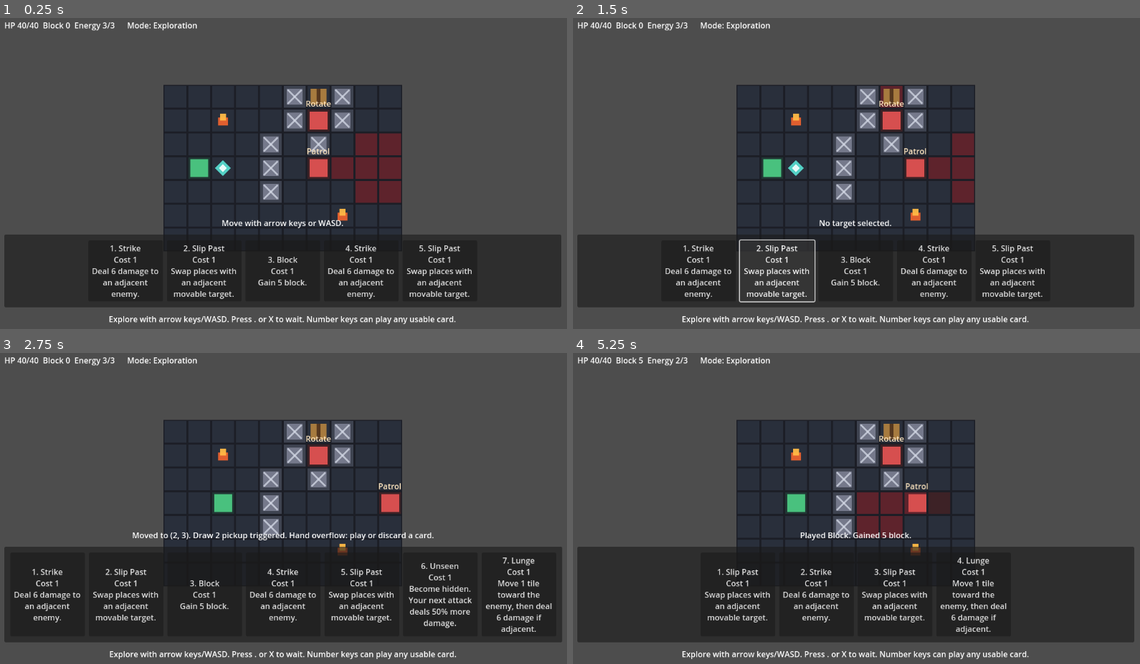
Above: before the commit, frames 1-4 (two rows, left to right).
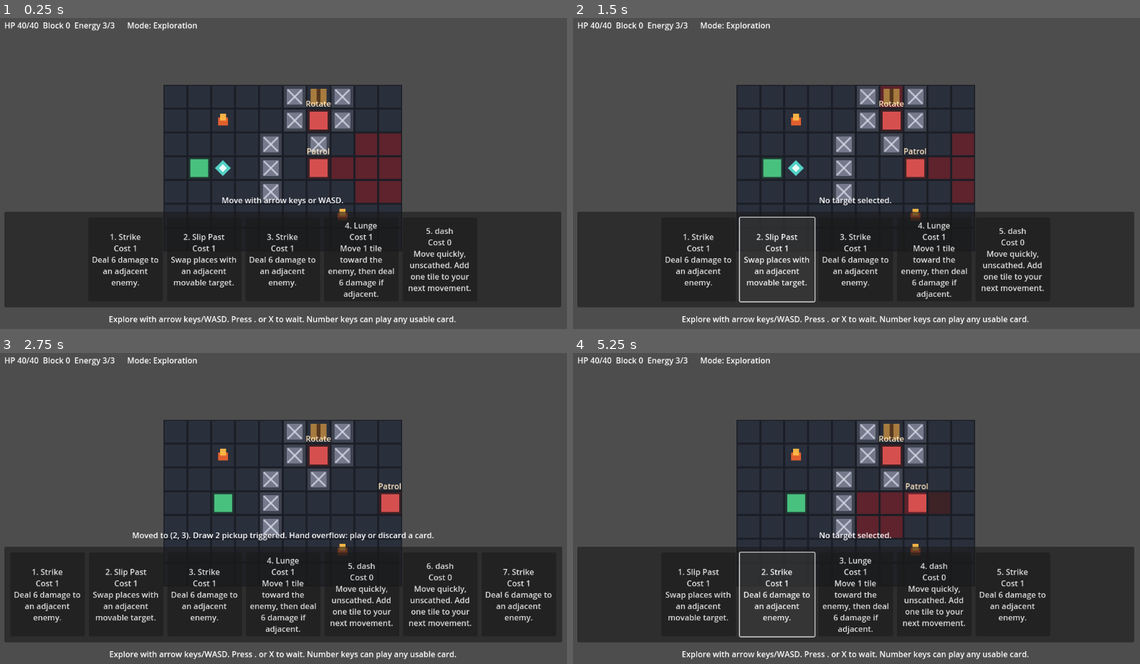
Above: after the commit, the same moments.

Repository: nicholasrier/deckbuilder-rpg
Game: Godot game, scene res://scenes/Main.tscn
Same seed, same stepped clock (60 frames per second), same inputs: the game is played once before the commit and once after it.
Inputs (mouse positions are in pixels of both pictures, inside the frame that each line leads up to):
- Up to frame 1 (0.25 s): no input
- Up to frame 2 (1.5 s): click "1. Strike Cost 1 Deal 6 damag…" at 0.5 s; click "2. Slip Past Cost 1 Swap plac…" at 1.25 s
- Up to frame 3 (2.75 s): tap Enter at 2 s; move the mouse to (408, 489) at 2.02 s; hold D (move_right) from 2.03 s (still down); hold . (wait) from 2.03 s (still down); click (408, 489) at 2.17 s
- Up to frame 4 (5.25 s): release D (move_right) at 2.75 s; release . (wait) at 2.75 s; click (1015, 595) at 2.75 s, where only the run before the commit has a clickable "6. Unseen Cost 1 Become hidde…"; click "1. Strike Cost 1 Deal 6 damag…" at 3.5 s; click "1. Slip Past Cost 1 Swap plac…" at 4.25 s; click (777, 595) at 5 s, where only the run before the commit has a clickable "2. Block Cost 1 Gain 5 block."

The runs differ from the first frame. In frame 1, 9.1% of the frame differs, in the area x 0-99%, y 57-91%; in frame 2, 8.5%; in frame 3, 3.2%; in frame 4, 3.9%.

Commit message:
dash added, haven't worked out the rules yet. still need to add dagger throw.

Diff:
--- a/scripts/CardDatabase.gd
+++ b/scripts/CardDatabase.gd
@@ -4,9 +4,10 @@
 	"strike", "strike", "strike", "strike",
 	"block", "block", "block", "block",
 	"lunge", "lunge",
-	"backstab", "backstab",
+	"backstab",
 	"slip_past", "slip_past",
-	"unseen", "unseen"
+	"unseen", "unseen",
+	"dash", "dash", "dash"
 ]
 
 const CARDS := {
--- a/scripts/Game.gd
+++ b/scripts/Game.gd
@@ -25,6 +25,15 @@
 	"fire": {
 		"enter_damage": 2,
 		"end_turn_damage": 1
+	}
+}
+
+const NEXT_MANUAL_MOVE_MODIFIER_DEFS := {
+	"dash": {
+		"id": "dash",
+		"bonus_distance": 1,
+		"ignore_intermediate_hazards": true,
+		"check_detection_only_on_final_tile": true
 	}
 }
 
@@ -97,6 +106,7 @@
 var combat_transition_running: bool = false
 var combat_transition_can_start: bool = false
 var suppress_next_move_input: bool = false
+var next_manual_move_modifiers: Array[Dictionary] = []
 
 
 func mark_threat_tile(tile: Vector2i) -> void:
@@ -113,6 +123,45 @@
 
 func is_player_in_threat() -> bool:
 	return is_tile_threatened(player.grid_position)
+
+
+func _has_next_manual_move_modifier() -> bool:
+	return not next_manual_move_modifiers.is_empty()
+
+
+func _get_next_manual_move_effect_preview() -> Dictionary:
+	var aggregated: Dictionary = {
+		"armed": false,
+		"bonus_distance": 0,
+		"ignore_intermediate_hazards": false,
+		"check_detection_only_on_final_tile": false
+	}
+
+	for modifier in next_manual_move_modifiers:
+		aggregated["armed"] = true
+		aggregated["bonus_distance"] = int(aggregated["bonus_distance"]) + int(modifier.get("bonus_distance", 0))
+		aggregated["ignore_intermediate_hazards"] = bool(aggregated["ignore_intermediate_hazards"]) or bool(modifier.get("ignore_intermediate_hazards", false))
+		aggregated["check_detection_only_on_final_tile"] = bool(aggregated["check_detection_only_on_final_tile"]) or bool(modifier.get("check_detection_only_on_final_tile", false))
+
+	return aggregated
+
+
+func _consume_next_manual_move_effect() -> Dictionary:
+	var effect := _get_next_manual_move_effect_preview()
+	if _has_next_manual_move_modifier():
+		next_manual_move_modifiers.clear()
+		queue_redraw()
+	return effect
+
+
+func _arm_next_manual_move_modifier(modifier_id: String) -> bool:
+	var modifier_def: Dictionary = NEXT_MANUAL_MOVE_MODIFIER_DEFS.get(modifier_id, {})
+	if modifier_def.is_empty():
+		return false
+
+	next_manual_move_modifiers.append(modifier_def.duplicate(true))
+	queue_redraw()
+	return true
 
 
 func _set_exploration_state(next_state: int) -> void:
@@ -271,6 +320,13 @@
 				true
 			)
 			_draw_tile_overlay(tile, tile_pos)
+			if tile == player.grid_position and _has_next_manual_move_modifier():
+				draw_rect(
+					Rect2(tile_pos + Vector2.ONE * 3, Vector2.ONE * (TILE_SIZE - 6)),
+					Color(0.886275, 0.729412, 0.262745, 0.95),
+					false,
+					3.0
+				)
 
 	for t in targets:
 		if t == null or not is_instance_valid(t):
@@ -645,13 +701,65 @@
 	return Vector2i.ZERO
 
 
+func _resolve_player_manual_move_action(direction: Vector2i) -> Dictionary:
+	var step_direction := direction.sign()
+	var move_effect := _consume_next_manual_move_effect()
+	var attempted_distance := 1 + int(move_effect.get("bonus_distance", 0))
+	# Keep the blocked tile in the result so an impact/bonk presentation can hook in later.
+	var result: Dictionary = {
+		"success": false,
+		"attempted_distance": attempted_distance,
+		"moved_distance": 0,
+		"blocked": false,
+		"blocked_tile": Vector2i.ZERO,
+		"ended_tile": player.grid_position,
+		"used_modifier": bool(move_effect.get("armed", false))
+	}
+
+	if abs(step_direction.x) + abs(step_direction.y) != 1:
+		return result
+
+	for step_index in range(attempted_distance):
+		var next_tile: Vector2i = player.grid_position + step_direction
+		if not _can_move_to_tile(next_tile, player):
+			result["blocked"] = true
+			result["blocked_tile"] = next_tile
+			break
+
+		var should_stop_after_step := step_index == attempted_distance - 1
+		if not should_stop_after_step:
+			var lookahead_tile: Vector2i = next_tile + step_direction
+			should_stop_after_step = not _can_move_to_tile(lookahead_tile, player)
+
+		var move_rules := {
+			"apply_hazards": should_stop_after_step or not bool(move_effect.get("ignore_intermediate_hazards", false)),
+			"apply_tile_triggers": true,
+			"resolve_detection": should_stop_after_step or not bool(move_effect.get("check_detection_only_on_final_tile", false))
+		}
+		if not await _move_player_one_tile(next_tile, move_rules):
+			result["blocked"] = true
+			result["blocked_tile"] = next_tile
+			break
+
+		result["success"] = true
+		result["moved_distance"] = int(result["moved_distance"]) + 1
+		result["ended_tile"] = player.grid_position
+
+		if player.hp <= 0 or mode == GameMode.DEFEAT:
+			break
+		if mode == GameMode.COMBAT_TRANSITION:
+			break
+
+	return result
+
+
 func _try_exploration_move(direction: Vector2i) -> void:
 	if must_resolve_overflow:
 		message = "Hand overflow: play or discard a card first."
 		_update_message()
 		return
-	var target: Vector2i = player.grid_position + direction
-	if not await _move_player_one_tile(target):
+	var move_result := await _resolve_player_manual_move_action(direction)
+	if not bool(move_result.get("success", false)):
 		return
 	if mode != GameMode.EXPLORATION:
 		return
@@ -1350,11 +1458,15 @@
 	return _move_grid_target_to_tile(entity, target)
 
 
-func _move_player_one_tile(target: Vector2i) -> bool:
+func _move_player_one_tile(target: Vector2i, move_rules: Dictionary = {}) -> bool:
 	if player_move_in_progress:
 		return false
 	if not _can_move_to_tile(target, player):
 		return false
+
+	var apply_hazards: bool = bool(move_rules.get("apply_hazards", true))
+	var apply_tile_triggers: bool = bool(move_rules.get("apply_tile_triggers", true))
+	var resolve_detection: bool = bool(move_rules.get("resolve_detection", true))
 
 	player_move_in_progress = true
 	if debug_player_step_logging:
@@ -1378,7 +1490,7 @@
 	player.position = target_position
 	exploration_active_presentations = max(exploration_active_presentations - 1, 0)
 	_clear_exploration_reservations_for(player)
-	_resolve_entity_tile_entry(player)
+	_resolve_entity_tile_entry(player, apply_hazards, apply_tile_triggers)
 	if player.hp <= 0:
 		player_move_in_progress = false
 		_refresh_exploration_state()
@@ -1388,7 +1500,8 @@
 		queue_redraw()
 		return true
 	_rebuild_enemy_threat_map()
-	_resolve_exploration_detection("player_move")
+	if resolve_detection:
+		_resolve_exploration_detection("player_move")
 	player_move_in_progress = false
 	_flush_pending_exploration_transition_if_ready()
 	_refresh_exploration_state()
@@ -1401,8 +1514,8 @@
 		_update_message()
 		return
 
-	var target: Vector2i = player.grid_position + direction
-	if not await _move_player_one_tile(target):
+	var move_result := await _resolve_player_manual_move_action(direction)
+	if not bool(move_result.get("success", false)):
 		return
 
 	current_energy -= 1
@@ -1575,6 +1688,8 @@
 			return _play_strike()
 		"block":
 			return _play_block()
+		"dash":
+			return _play_dash()
 		"lunge":
 			return _play_lunge()
 		"backstab":
@@ -1603,6 +1718,12 @@
 func _play_block() -> Dictionary:
 	player.gain_block(5)
 	return {"success": true, "message": "Gained 5 block."}
+
+
+func _play_dash() -> Dictionary:
+	if not _arm_next_manual_move_modifier("dash"):
+		return {"success": false, "message": "Dash could not be armed."}
+	return {"success": true, "message": "Your next manual move gains +1 distance."}
 
 
 func _play_lunge() -> Dictionary:
@@ -1897,12 +2018,13 @@
 		pending_environment_messages.append("Hand overflow: play or discard a card.")
 
 
-func _resolve_entity_tile_entry(entity) -> void:
+func _resolve_entity_tile_entry(entity, apply_hazards: bool = true, apply_tile_triggers: bool = true) -> void:
 	if entity == null or not is_instance_valid(entity):
 		return
 
-	_apply_on_enter_tile_effects(entity, entity.grid_position)
-	if entity == player:
+	if apply_hazards:
+		_apply_on_enter_tile_effects(entity, entity.grid_position)
+	if entity == player and apply_tile_triggers:
 		_resolve_tile_triggers(player)
 
 
